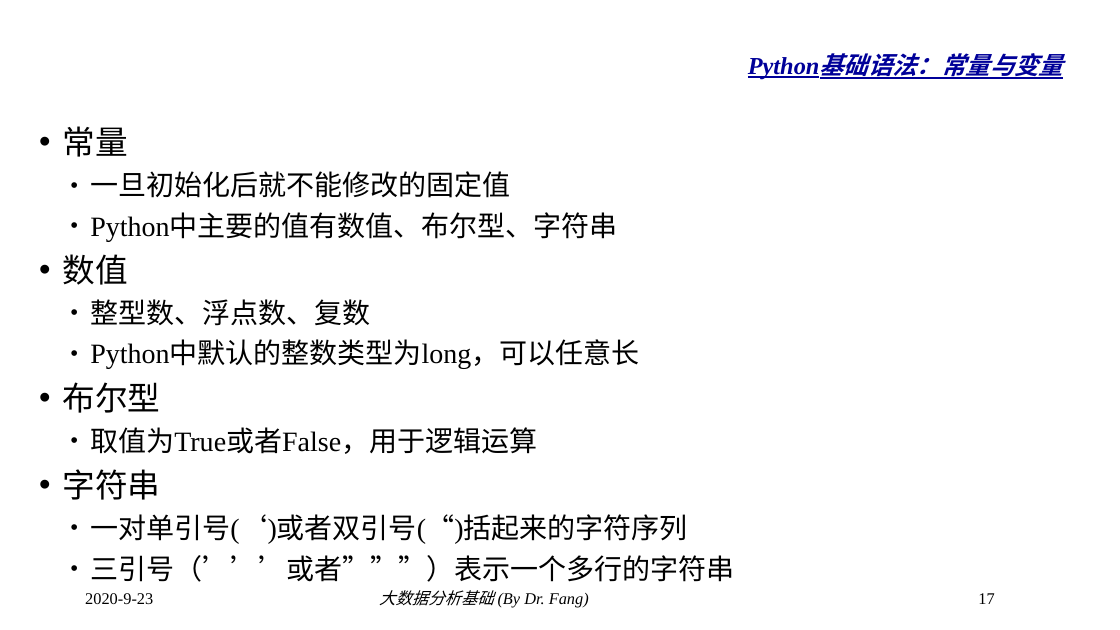
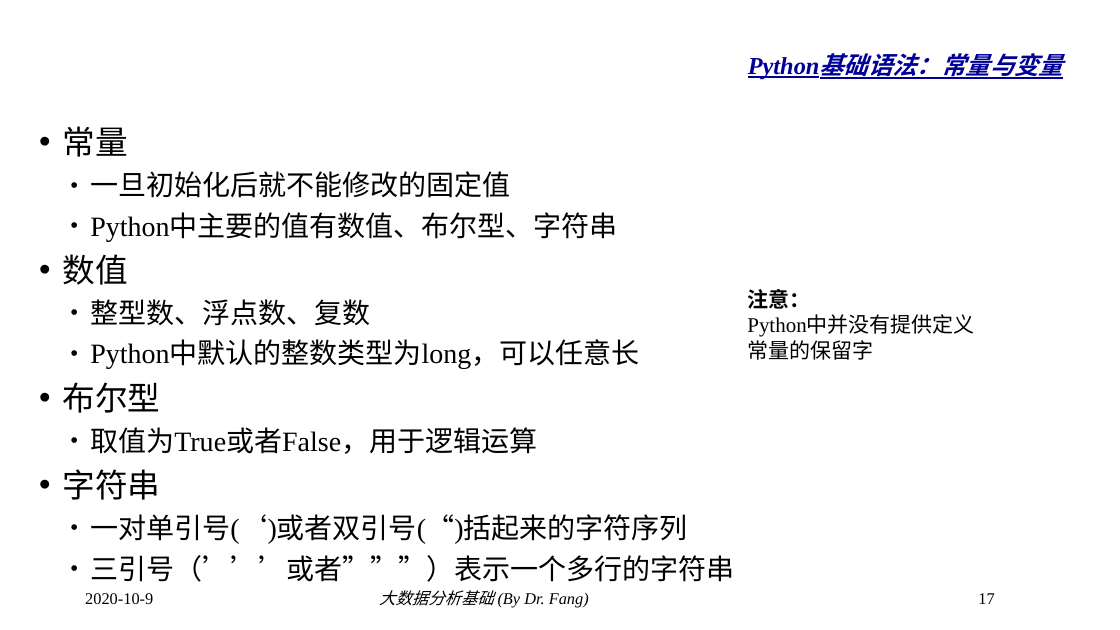
Before and after one commit to dr-fang/BDA, a slide deck: slide 17 of slides/2_PythonBasic.pptx. Drawn at 1120x630 pixels with LibreOffice and Linux fonts; fonts in the diff are those of the drawing; background and template pictures are left out. Boxes give left, top, right and bottom in pixels: in the first picture for what was removed or moved away, otherwise in the second. Text is boxed around its words. In the diff, an @@ line names an element or a change of style, - is before the commit and + after.

```diff
--- a/slides/2_PythonBasic.pptx
+++ b/slides/2_PythonBasic.pptx
@@ text added at (x1=747, y1=289, x2=810, y2=309), 18 pt, text #000000 @@
+  注意：
+  Python中并没有提供定义常量的保留字
@@ text at (x1=85, y1=593, x2=153, y2=604): text changed @@
-2020-9-23
+2020-10-9
```
Also in this commit, not shown: 40 other slides changed.
